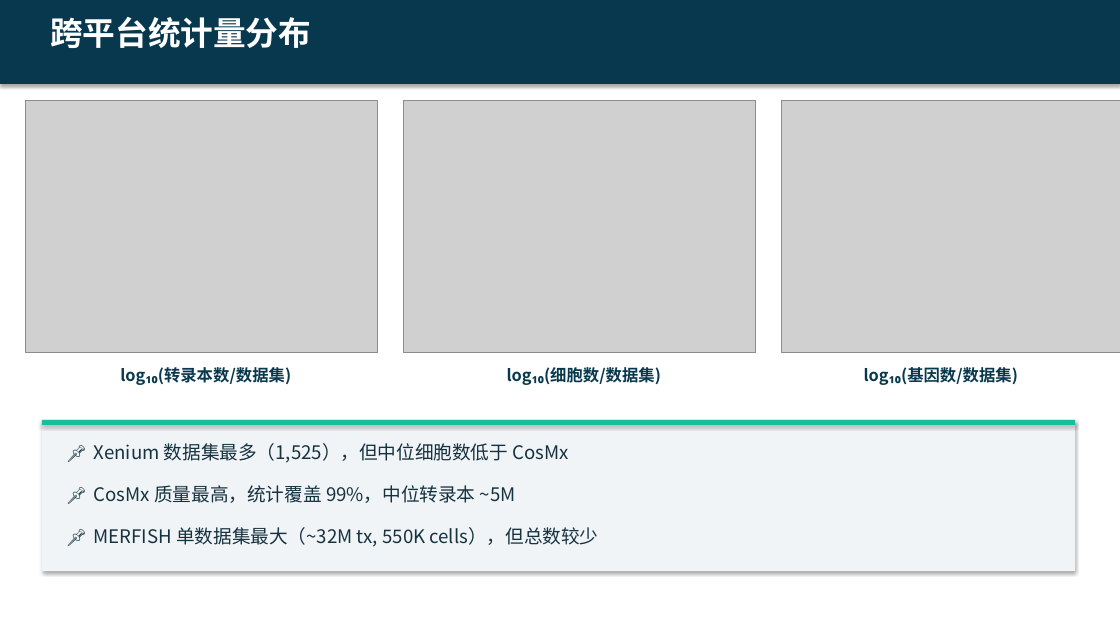
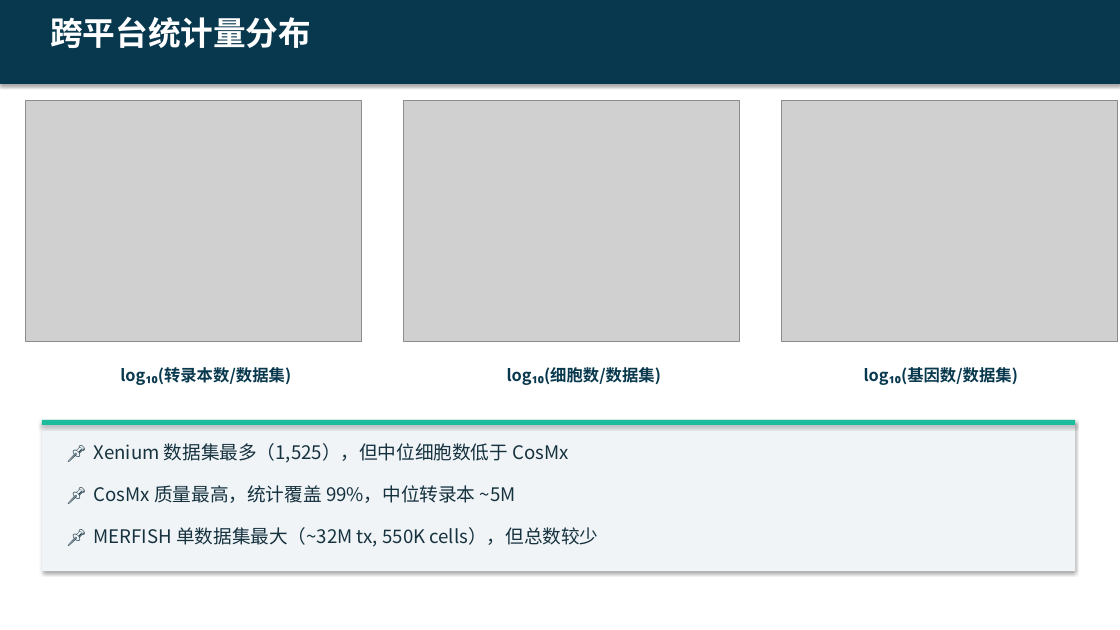
Before and after one commit to zf-li23/SubCellSpace, a slide deck: slide 7 of report/SubCellSpace_Presentation.pptx. Drawn at 1120x630 pixels with LibreOffice and Linux fonts; fonts in the diff are those of the drawing; grey boxes stand for pictures. Boxes give left, top, right and bottom in pixels: in the first picture for what was removed or moved away, otherwise in the second. Text is boxed around its words. In the diff, an @@ line names an element or a change of style, - is before the commit and + after.

Commit message:
fix: correct image sizing in PPT — auto-scale to fit bounding boxes
- New img() function: when both w and h given, preserves aspect
  ratio and fits within the specified box
- Slide 4: fig4 at 12.7×6.0in box
- Slide 5: 3 figs at 4.0×3.0in boxes each
- Slide 6: 2-row layout (fig2A+fig1D row1, fig2B row2)
- Slide 7-8: 3 figs at 4.0×3.0in boxes
- Slide 9: fig5 at 12.7×5.5in box
- Slide 10: fig7 at 10.3×5.5in box

```diff
--- a/report/SubCellSpace_Presentation.pptx
+++ b/report/SubCellSpace_Presentation.pptx
@@ picture resized from (x1=25, y1=101, x2=378, y2=353) to (x1=25, y1=101, x2=361, y2=341) @@
@@ picture resized from (x1=403, y1=101, x2=756, y2=353) to (x1=403, y1=101, x2=739, y2=341) @@
@@ picture resized from (x1=781, y1=101, x2=1120, y2=353) to (x1=781, y1=101, x2=1117, y2=341) @@
```
Also in this commit, not shown: 5 other slides changed, 2 other files.
